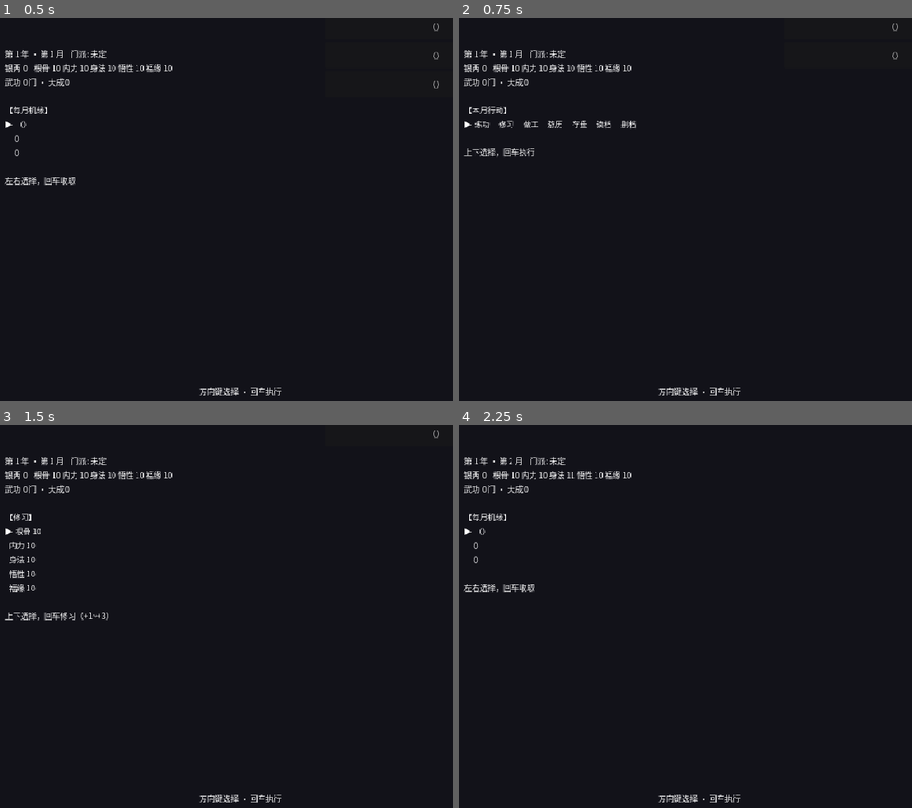
Above: before the commit, frames 1-4 (two rows, left to right).
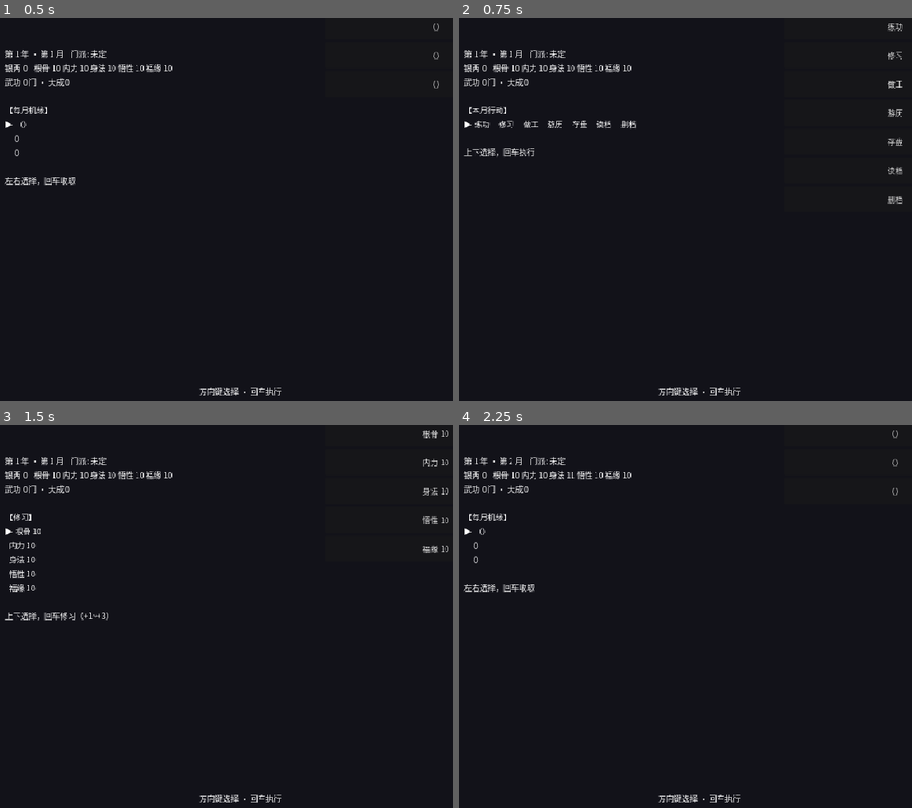
Above: after the commit, the same moments.

Repository: linxuhao/jinyong-heroes
Game: Godot game, scene res://scenes/segments/cultivation.tscn
Same seed, same stepped clock (60 frames per second), same inputs: the game is played once before the commit and once after it. This scene is started directly instead of the project's main scene. Sound files missing from this copy of the repository are replaced by a short silence.
Inputs:
- Up to frame 1 (0.5 s): no input
- Up to frame 2 (0.75 s): click "（）" at 0.5 s
- Up to frame 3 (1.5 s): click "（）" (after the commit: "修习") at 1.25 s
- Up to frame 4 (2.25 s): click "（）" (after the commit: "身法 10") at 2 s

Frame 1 is identical in both runs. In frame 2, 0.3% of the frame differs, in the area x 94-98%, y 1-49%; in frame 3, 0.3%; in frame 4, less than 0.1%.
Error in both runs: Invalid access to property or key 'economy' on a base object of type 'Dictionary'. (res://scripts/autoload/save_manager.gd:382)

Commit message:
dpe_game/t_impl: fix_clicks_only_storyline_frame_timing [jinyong-touch] (3 file(s))

Diff:
--- a/scripts/segments/cultivation.gd
+++ b/scripts/segments/cultivation.gd
@@ -515,23 +515,29 @@
 	_on_accept()
 
 
-## Rebuild the OptionsBox pool for the CURRENT phase. Children are freed
-## immediately (remove_child + free, never queue_free — renders are synchronous
-## and event-driven, so a queued free would leave stale buttons hittable inside
-## the same frame). One CultOptionButton{i} per option, in the SAME order with
-## the SAME labels as the BodyLabel rows (minus the ▶ marker). The box hides
-## when the phase offers nothing to pick (GONGFA_PICK with an empty unmastered
-## list — the keyboard path auto-returns to ACTION_PICK there; a defensive
-## EVENT with an unresolvable event id), and pressed_connected is re-snapshotted
-## after every rebuild (empty when the box is hidden) so the observable stays
-## truthful.
+## Rebuild the OptionsBox pool for the CURRENT phase. Children are removed
+## immediately then queue_freed (remove_child + queue_free, never plain free):
+## renders are synchronous and event-driven, and a CLICK on a CultOptionButton
+## re-enters this rebuild from inside that button's own `pressed` emission —
+## `child.free()` on the currently-emitting button throws "Attempted to free a
+## locked object (calling or emitting)" (exposed by the clicks-only storyline,
+## which the keyboard path never reached). remove_child already detaches every
+## old button so it cannot be hit again this frame; queue_free only defers the
+## memory reclaim to end-of-frame (next click is frames later), which is safe
+## and lets the emission complete. One CultOptionButton{i} per option, in the
+## SAME order with the SAME labels as the BodyLabel rows (minus the ▶ marker).
+## The box hides when the phase offers nothing to pick (GONGFA_PICK with an
+## empty unmastered list — the keyboard path auto-returns to ACTION_PICK there;
+## a defensive EVENT with an unresolvable event id), and pressed_connected is
+## re-snapshotted after every rebuild (empty when the box is hidden) so the
+## observable stays truthful.
 func _rebuild_options_box() -> void:
 	var box: VBoxContainer = get_node_or_null("OptionsBox") as VBoxContainer
 	if box == null:
 		return
 	for child in box.get_children():
 		box.remove_child(child)
-		child.free()
+		child.queue_free()
 	var labels: Array[String] = []
 	match phase:
 		"YEAR_AUGMENT":
Not shown, changed: playtest/clicks_only_storyline.yaml
Not shown, added: final/delivery_notes_fix_clicks_only_storyline_frame_timing.md
